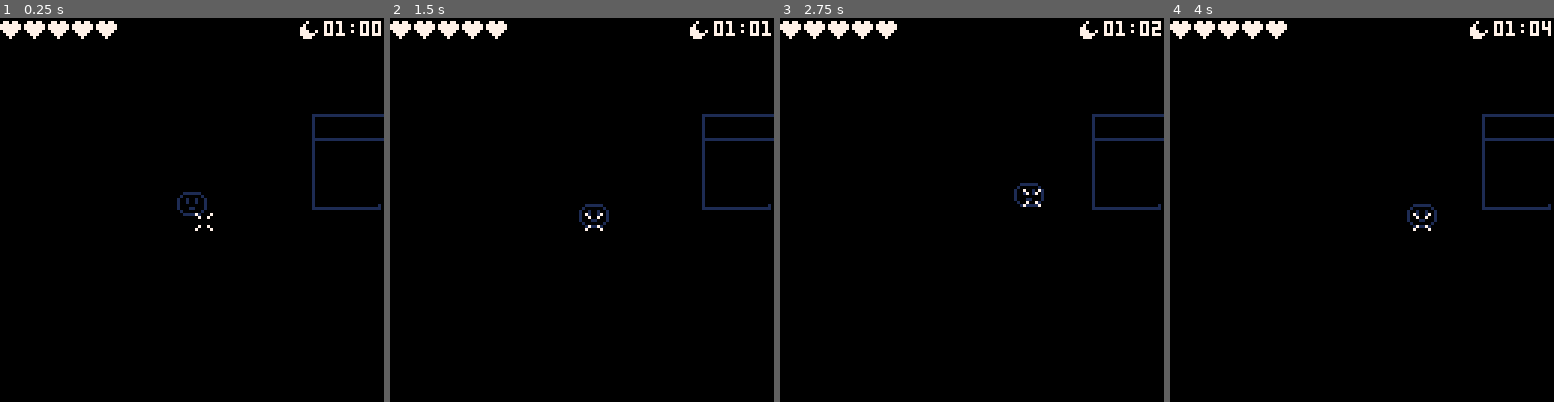
Above: before the commit, frames 1-4 (left to right).
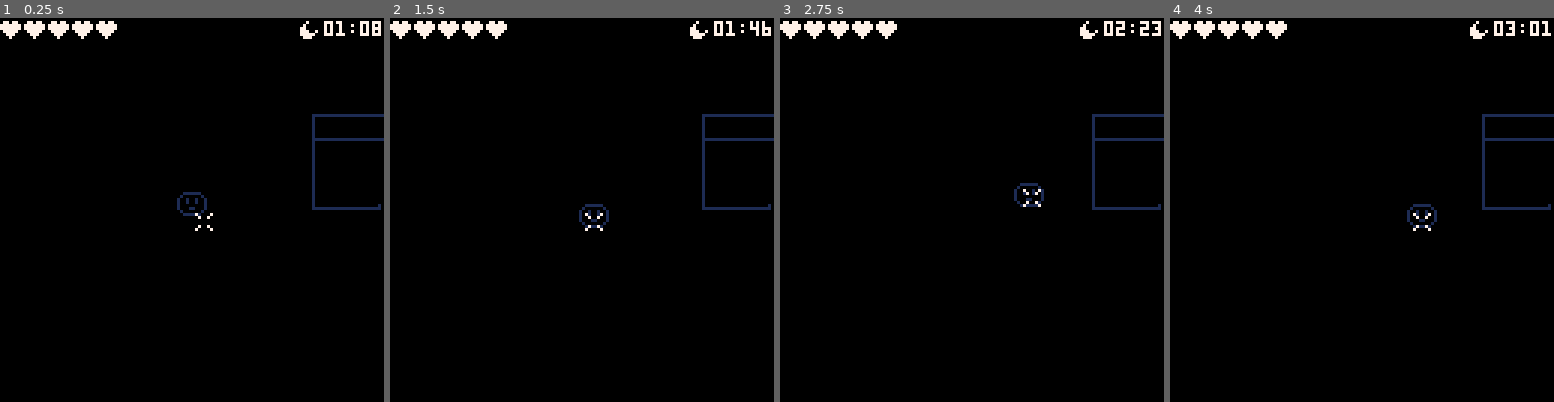
Above: after the commit, the same moments.

Repository: Lyatus/ld43
Game: PICO-8 cartridge ld43.p8
Same seed, same stepped clock (60 frames per second), same inputs: the game is played once before the commit and once after it.
Inputs:
- Up to frame 1 (0.25 s): no input
- Up to frame 2 (1.5 s): tap O (Z key) at 0.7 s
- Up to frame 3 (2.75 s): hold Right 1.6-2.1 s; tap O (Z key) at 1.7, 2.1, 2.5 s; hold Up 2.15-2.42 s; hold Right from 2.47 s (still down)
- Up to frame 4 (4 s): tap O (Z key) at 2.9, 3.3, 3.7 s; release Right at 3.03 s; hold Left 3.08-3.58 s; hold Down 3.63-3.97 s

The runs differ from the first frame. In frame 1, less than 0.1% of the frame differs, in the area x 97-99%, y 2-4%; in frame 2, less than 0.1%; in frame 3, less than 0.1%; in frame 4, 0.1%, in the area x 88-100%, y 0-5%.

Commit message:
Faster day/light cycle

Diff:
--- a/ld43.p8
+++ b/ld43.p8
@@ -193,7 +193,7 @@
 		pal(5,1,1)
 	end
 end
-function cyc_minute() return cyc_frame / 30 end
+function cyc_minute() return cyc_frame end
 function cyc_hour() return cyc_minute() / 60 end
 function cyc_day() return cyc_hour() / 24 end
 function cyc_is_day() return abs(cyc_hour() % 24 - 12) < 8 end
